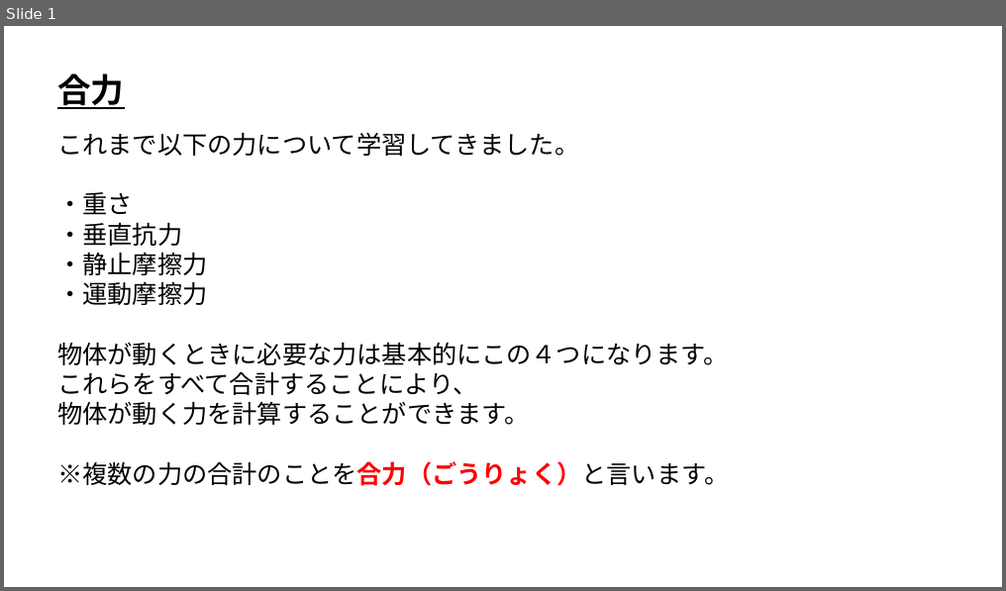
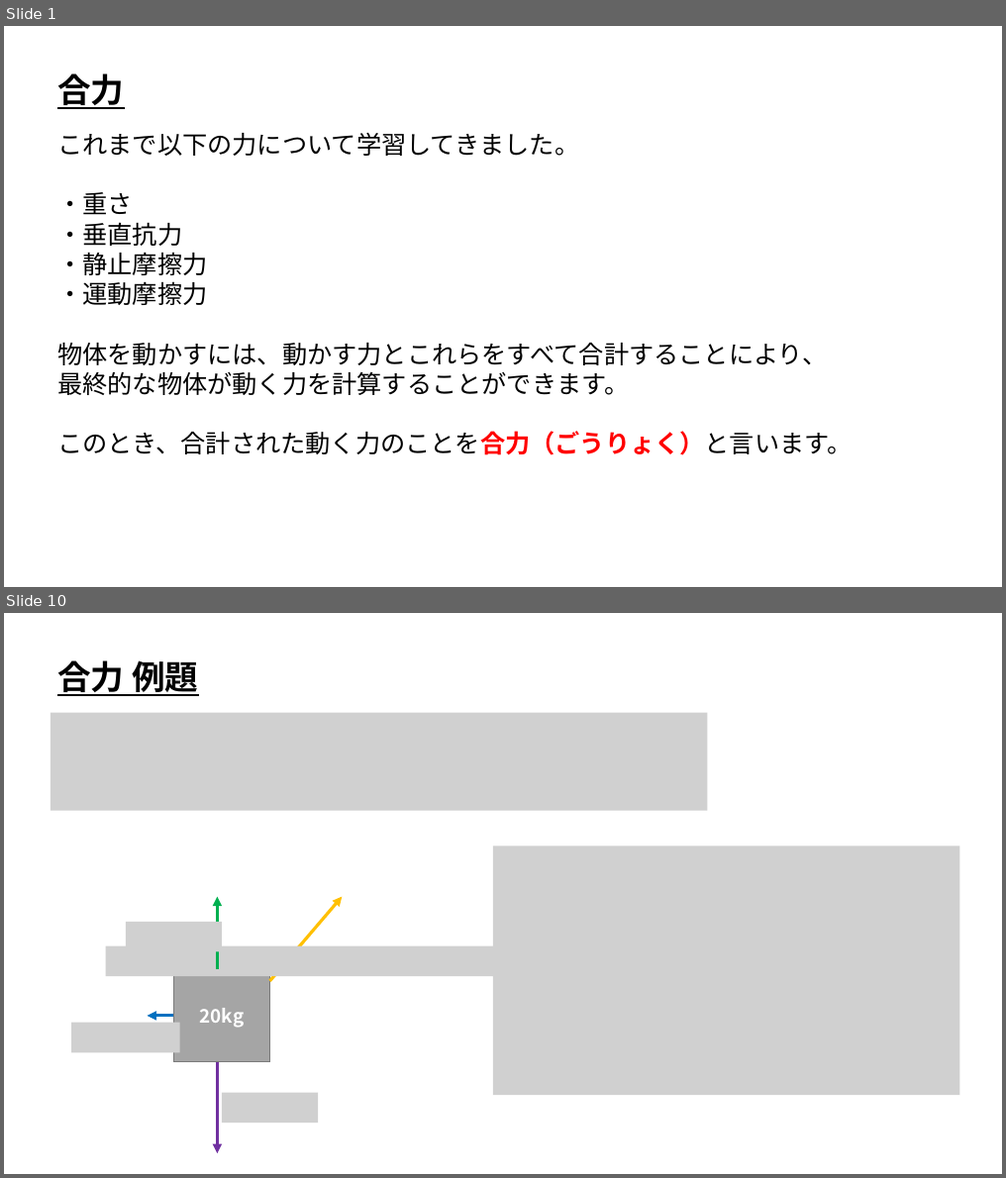
Before and after one commit to ArakiYusuke-Ohara/Textbook, a slide deck: ゲーム科2年/00_前期/ゲーム開発Ⅰ/ゲーム物理学/座学/18_合力.pptx. Shown one above the other, each under a label of ours: slide 1 before the commit, slides 1 and 10 after it; the slides between them are not shown. The pictures are 1006x591 and 1006x1178 pixels, drawn with LibreOffice and Linux fonts; fonts in the diff are those of the drawing; grey boxes stand for pictures. Boxes give left, top, right and bottom in pixels: in the first picture for what was removed or moved away, otherwise in the second. Text is boxed around its words. In the diff, an @@ line names an element or a change of style, - is before the commit and + after.

Commit message:
スライド微修正と合力作成

```diff
--- a/ゲーム科2年/00_前期/ゲーム開発Ⅰ/ゲーム物理学/座学/18_合力.pptx
+++ b/ゲーム科2年/00_前期/ゲーム開発Ⅰ/ゲーム物理学/座学/18_合力.pptx
@@ slide 10 added at [4,613,1002,1174], background #FFFFFF @@
@@ text added at [57,656,198,699], 32 pt, text #000000, bold, underline @@
+合力 例題
@@ picture added at [51,713,708,811] @@
@@ picture added at [493,846,960,1095] @@
@@ arrow added from (218, 969) to (218, 897), #00B050 3 pt @@
@@ arrow added from (269, 981) to (342, 897), #FFC000 3 pt @@
@@ picture added at [126,922,222,953] @@
@@ picture added at [106,947,605,976] @@
@@ rectangle added at [174,969,269,1062], fill #A5A5A5, outline #7A7A7A 1 pt, 18 pt, text #FFFFFF, bold @@
+20kg
@@ picture added at [71,1023,180,1053] @@
@@ arrow added from (174, 1016) to (147, 1016), #0070C0 3 pt @@
@@ arrow added from (218, 1062) to (218, 1154), #7030A0 3 pt @@
@@ picture added at [222,1093,318,1123] @@
@@ slide 1 changed as well @@
@@ text at [57,343,851,456]: text changed @@
-物体が動くときに必要な力は基本的にこの４つになります。
-これらをすべて合計することにより、
-物体が動く力を計算することができます。
-※複数の力の合計のことを合力（ごうりょく）と言います。
+物体を動かすには、動かす力とこれらをすべて合計することにより、
+最終的な物体が動く力を計算することができます。
+このとき、合計された動く力のことを合力（ごうりょく）と言います。
```
Also in this commit, not shown: 1 other slide changed, 9 other slides added, 4 other files.
